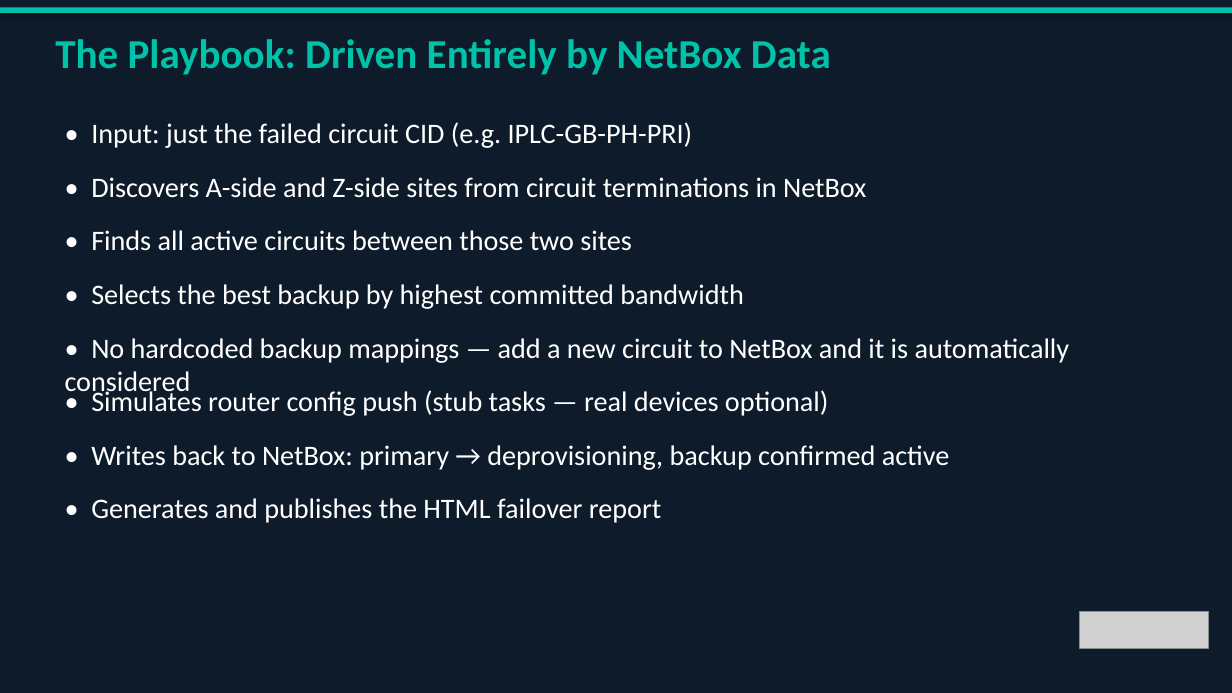
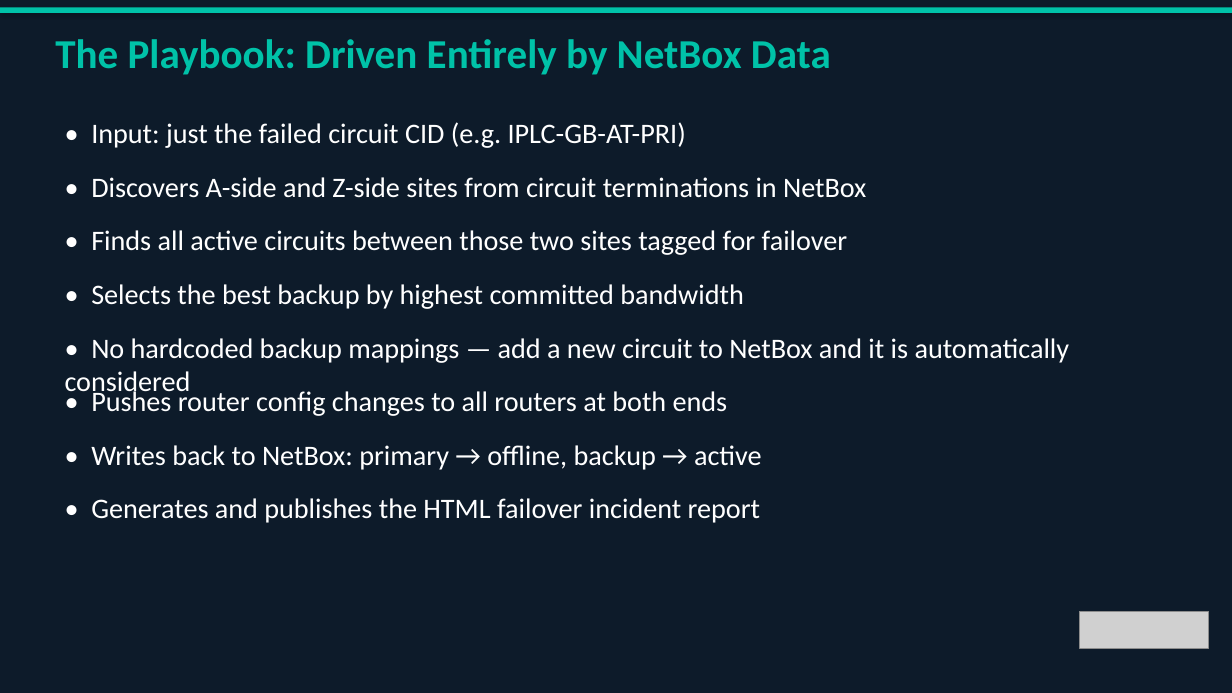
Before and after one commit to my0373/summit-netbox-circuits-demo, a slide deck: slide 10 of slides/Summit_Demo_Deck.pptx (slide 8 before the commit). Drawn at 1232x693 pixels with LibreOffice and Linux fonts; fonts in the diff are those of the drawing; grey boxes stand for pictures. Boxes give left, top, right and bottom in pixels: in the first picture for what was removed or moved away, otherwise in the second. Text is boxed around its words. In the diff, an @@ line names an element or a change of style, - is before the commit and + after.

```diff
--- a/slides/Summit_Demo_Deck.pptx
+++ b/slides/Summit_Demo_Deck.pptx
@@ text at bbox=[91, 122, 686, 148]: text changed @@
-• Input: just the failed circuit CID (e.g. IPLC-GB-PH-PRI)
+• Input: just the failed circuit CID (e.g. IPLC-GB-AT-PRI)
@@ text at bbox=[91, 230, 848, 255]: text changed @@
-• Finds all active circuits between those two sites
+• Finds all active circuits between those two sites tagged for failover
@@ text at bbox=[91, 388, 728, 416]: text changed @@
-• Simulates router config push (stub tasks — real devices optional)
+• Pushes router config changes to all routers at both ends
@@ text at bbox=[91, 445, 762, 470]: text changed @@
-• Writes back to NetBox: primary → deprovisioning, backup confirmed active
+• Writes back to NetBox: primary → offline, backup → active
@@ text at bbox=[91, 498, 760, 523]: text changed @@
-• Generates and publishes the HTML failover report
+• Generates and publishes the HTML failover incident report
```
Also in this commit, not shown: 5 other slides changed, 4 slides added, 4 slides removed, 1 other file.
